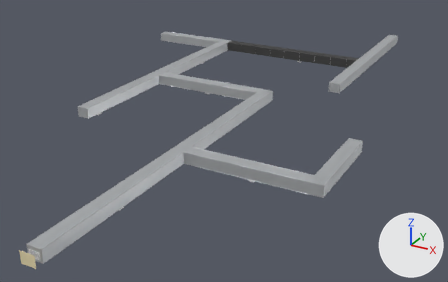
Before and after pictures for a commit that changed the glTF model assets/levels/crawlspace/crawl_duct.glb.
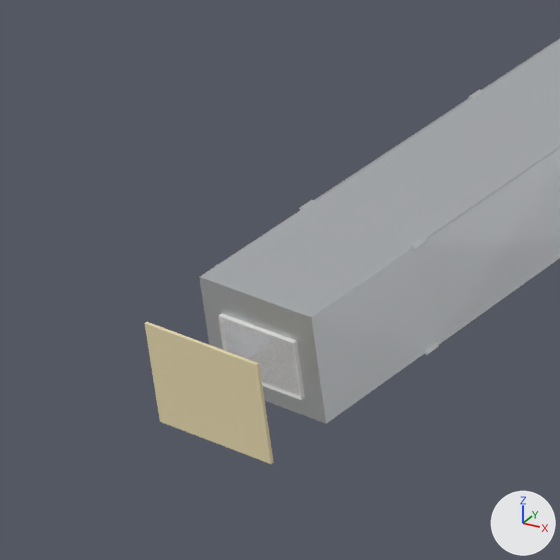
Each version is shown whole from a 50 mm camera at (19.1, -17.3, 16.5) aimed at (-2.5, 21.9, -3.1), then close up on the part from 0% to 17% of the width and 74% to 100% of the height. Arrows for +X, +Y and +Z are at lower right; the lights stay in place. The last two pictures show the newer version. Objects named as collision shapes, trigger or cutter boxes, shadow casters or lower levels of detail are left out. Where no turn or scale is listed for an object, it has been applied to the vertices. Vertices at exactly the same position are counted once.

The first close-up shows 'crawl_duct'.
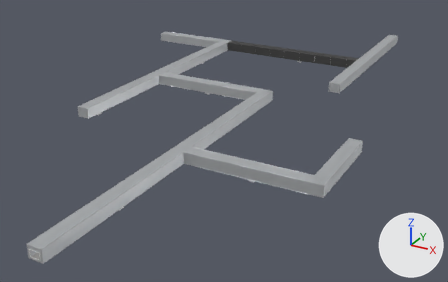
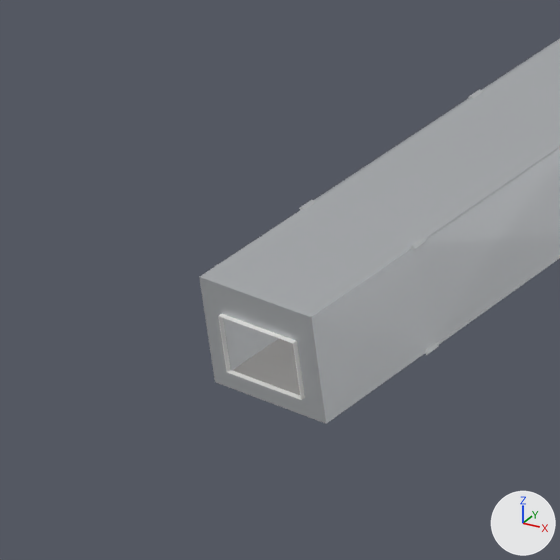
What changed in the scene script:
```text
Change me_crawl_duct:
    used by ob_crawl_duct; location = (0.0, 0.0, 0.0)
    remove me_crawl_duct.from_pydata(...)  # 21518 vertices, 22776 faces; spans x -17.5..9.5, y -0.9..46.5, z -0.2..0.8
    add me_crawl_duct.from_pydata(...)  # 17723 vertices, 21184 faces; spans x -17.5..9.5, y -0.5..46.5, z -0.2..0.8
    me_crawl_duct part 1: 1176 loose pieces with 5060 vertices, spanning x -16.6..9.5, y -0.9..45.6, z -0.2..0.8, are deleted
    me_crawl_duct part 2: 503 vertices moved within x -16.6..9.5, y -0.5..45.6, z 0.0..0.8; 1902 vertices removed from x -16.6..9.5, y -0.5..45.6, z 0.0..0.8; 3052 vertices added at x -16.6..9.5, y 0.4..45.6, z 0.0..0.8
    other edits to the shape of me_crawl_duct do not show in these pictures
    remove me_crawl_duct.materials.append(mat_entry_glow)  # beige #e5d7ad
```

Where the change shows, as pixel boxes [x1, y1, x2, y2] in the close-ups (560 x 560 px; the box of a moved part takes in the faces that stretch with it):
'crawl_duct', reshaped: before [145, 39, 560, 464]; after [199, 39, 560, 424]
part 1 of me_crawl_duct, deleted: before [145, 314, 300, 464]
part 2 of me_crawl_duct, moved or reshaped: before [218, 90, 560, 400]; after [218, 89, 560, 400]
